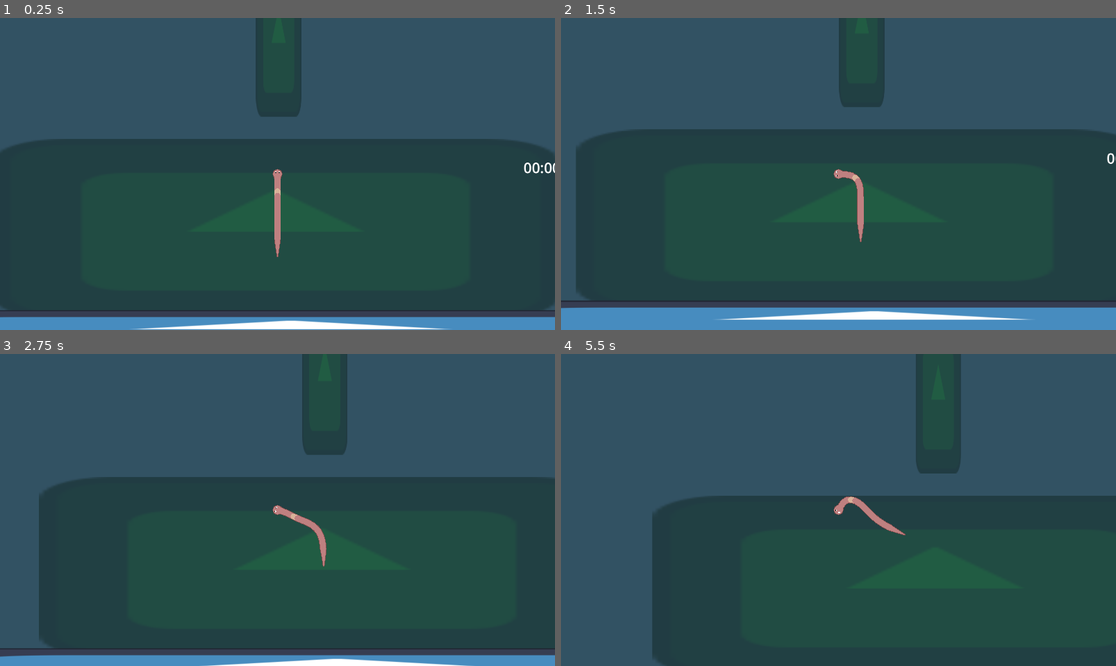
Above: before the commit, frames 1-4 (two rows, left to right).
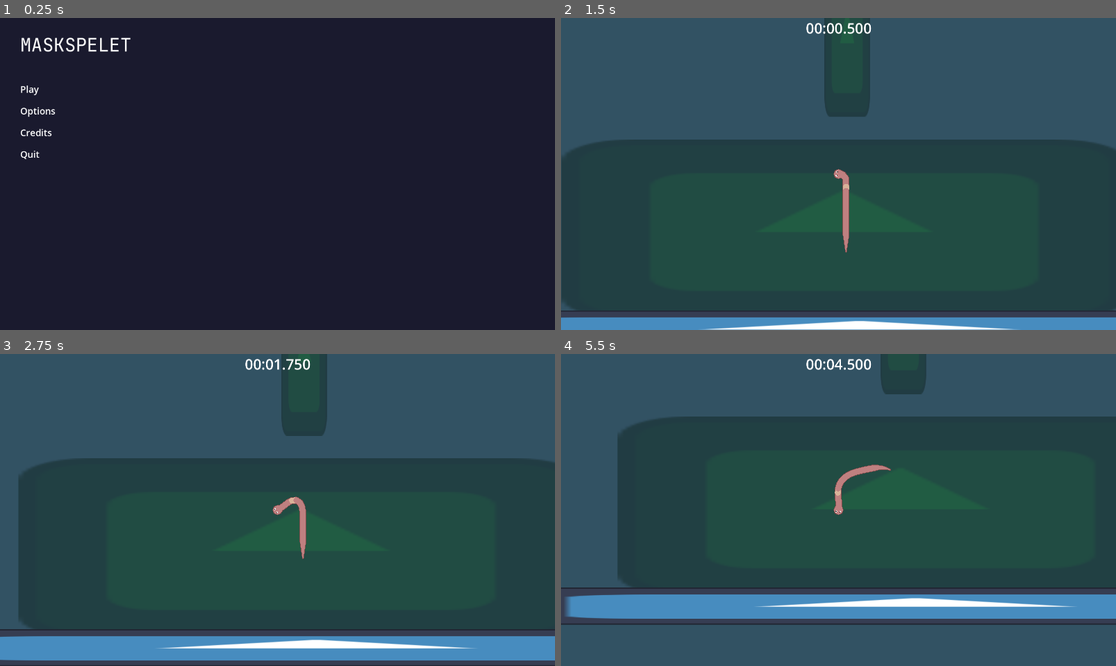
Above: after the commit, the same moments.

Repository: antax02/Mask-Spelet
Game: Godot game, scene res://scenes/ui/main_menu.tscn
The game is run twice, just before and just after one commit, with the same random seed, the same clock (stepped at 60 frames per second) and the same inputs. Before the commit the project starts from res://scenes/levels/main.tscn. The engine's default icon, where the game draws it, is replaced by a stand-in: a white triangle on a blue panel in a dark square.
Inputs (mouse positions are in pixels of both pictures, inside the frame that each line leads up to):
- Up to frame 1 (0.25 s): no input
- Up to frame 2 (1.5 s): click (638, 89) at 0.5 s, where only the run after the commit has a clickable "Play"; move the mouse to (960, 158) at 1.27 s
- Up to frame 3 (2.75 s): move the mouse to (166, 525) at 2.02 s
- Up to frame 4 (5.5 s): move the mouse to (894, 441) at 2.77 s; move the mouse to (810, 572) at 3.52 s; move the mouse to (1005, 556) at 4.27 s; move the mouse to (672, 463) at 5.02 s

The runs differ from the first frame. In frame 1, 100% of the frame differs, in the area x 0-100%, y 0-100%; in frame 2, 12%; in frame 3, 19%; in frame 4, 47%.

Commit message:
Update main scene and add new rock asset
Changed the main scene to 'main.tscn' in project settings and main menu script. Added 'rock_2.tscn' asset. Updated resource paths and node ordering in several scenes. Removed unused _ready() function in wind.gd and fixed resource UID references.

Diff:
--- a/project.godot
+++ b/project.godot
@@ -11,7 +11,7 @@
 [application]
 
 config/name="Mask Spelet"
-run/main_scene="uid://dvlrrtadli7d3"
+run/main_scene="uid://b1c6ieu7toiy7"
 config/features=PackedStringArray("4.5", "Forward Plus")
 config/icon="res://icon.svg"
 
--- a/scenes/enviroment/rock.tscn
+++ b/scenes/enviroment/rock.tscn
@@ -1,7 +1,7 @@
 [gd_scene load_steps=3 format=3 uid="uid://diaamrlicrfi4"]
 
 [ext_resource type="PhysicsMaterial" uid="uid://bpp202scb04tp" path="res://resources/frictionless_physics_material.tres" id="1_syqrr"]
-[ext_resource type="Texture2D" uid="uid://dssvwtdwtfl75" path="res://Assets/sprites/rock_01.png" id="2_l5cr4"]
+[ext_resource type="Texture2D" uid="uid://dssvwtdwtfl75" path="res://assets/sprites/rock_01.png" id="2_l5cr4"]
 
 [node name="rock" type="StaticBody2D"]
 z_index = 1
@@ -11,3 +11,4 @@
 texture = ExtResource("2_l5cr4")
 
 [node name="CollisionPolygon2D" type="CollisionPolygon2D" parent="."]
+polygon = PackedVector2Array(-34, -41, 4, -49, 40, -33, 46, -20, 34, -7, 33, 28, 21, 47, 7, 50, -45, 35, -57, -8)
--- /dev/null
+++ b/scenes/enviroment/rock_2.tscn
@@ -0,0 +1,43 @@
+[gd_scene format=3 uid="uid://duj85t2set7o1"]
+
+[node name="Node2D" type="Node2D"]
+
+[node name="Polygon2D" type="Polygon2D" parent="."]
+color = Color(0.30692267, 0.3069227, 0.3069227, 1)
+polygon = PackedVector2Array(17, -120, 132, -61, 96, 25, 25, 30, -10, 61, -76, -12, -19, -50, -31, -114)
+
+[node name="Polygon2D2" type="Polygon2D" parent="."]
+color = Color(0.3403393, 0.34033933, 0.3403393, 1)
+polygon = PackedVector2Array(17, -111, 123, -55, 89, 22, 26, 18, -12, 48, -68, -12, -13, -48, -20, -108)
+
+[node name="Polygon2D3" type="Polygon2D" parent="."]
+color = Color(0.30588236, 0.30588236, 0.30588236, 1)
+polygon = PackedVector2Array(-20, -76, 37, -62, 48, -21, 78, 4, 86, 23, 91, 22, 83, 3, 53, -21, 46, -67, -19, -79)
+
+[node name="Polygon2D4" type="Polygon2D" parent="."]
+color = Color(0.30588236, 0.30588236, 0.30588236, 1)
+polygon = PackedVector2Array(-56, 3, -23, -1, 8, -28, 50, -21, 53, -17, 9, -25, -20, 3, -55, 5)
+
+[node name="Polygon2D5" type="Polygon2D" parent="."]
+color = Color(0.42745098, 0.42745098, 0.42745098, 1)
+polygon = PackedVector2Array(-16, -105, 15, -109, 44, -94, 41, -93, 15, -106, -16, -101)
+
+[node name="Polygon2D6" type="Polygon2D" parent="."]
+color = Color(0.42745098, 0.42745098, 0.42745098, 1)
+polygon = PackedVector2Array(-14, -72, 34, -61, 35, -56, 9, -64, -12, -66)
+
+[node name="Polygon2D7" type="Polygon2D" parent="."]
+color = Color(0.427493, 0.42749307, 0.42749307, 1)
+polygon = PackedVector2Array(53, -13, 75, 4, 78, 14, 70, 4, 47, -14)
+
+[node name="Polygon2D8" type="Polygon2D" parent="."]
+color = Color(0.28235295, 0.28235295, 0.28235295, 1)
+polygon = PackedVector2Array(-44, 8, -12, 43, 24, 17, 34, 10, -10, 26, -25, 15)
+
+[node name="Polygon2D9" type="Polygon2D" parent="."]
+color = Color(0.28235295, 0.28235295, 0.28235295, 1)
+polygon = PackedVector2Array(-63, -12, -52, -1, -24, -3, -14, -11, -35, -9, -49, -14, -51, -21, -58, -17)
+
+[node name="Polygon2D10" type="Polygon2D" parent="."]
+color = Color(0.28485027, 0.28485027, 0.28485027, 1)
+polygon = PackedVector2Array(56, -22, 86, 1, 90, 12, 95, 1, 88, -2, 72, -21, 58, -25)
--- a/scenes/levels/main.tscn
+++ b/scenes/levels/main.tscn
@@ -1,20 +1,17 @@
-[gd_scene load_steps=7 format=3 uid="uid://dvlrrtadli7d3"]
+[gd_scene load_steps=7 format=3 uid="uid://dfteof1vqdacg"]
 
 [ext_resource type="PackedScene" uid="uid://bggnwmnubx1wk" path="res://scenes/player/player.tscn" id="1_2vj2h"]
-[ext_resource type="PackedScene" uid="uid://dmsqs4k3jx847" path="res://scenes/UI/hud.tscn" id="2_y0acb"]
+[ext_resource type="PackedScene" uid="uid://dmsqs4k3jx847" path="res://scenes/ui/hud.tscn" id="2_y0acb"]
 [ext_resource type="PackedScene" uid="uid://dr2whnta44ipn" path="res://scenes/enviroment/ground_basic.tscn" id="3_y0acb"]
-[ext_resource type="PackedScene" uid="uid://bjg75r1hpp535" path="res://scenes/enviroment/floor.tscn" id="4_u81e1"]
+[ext_resource type="PackedScene" path="res://scenes/enviroment/floor.tscn" id="4_u81e1"]
 [ext_resource type="PackedScene" uid="uid://diaamrlicrfi4" path="res://scenes/enviroment/rock.tscn" id="5_b6bv0"]
-[ext_resource type="PackedScene" uid="uid://2lwf135igyfq" path="res://scenes/enviroment/wind.tscn" id="6_b6bv0"]
+[ext_resource type="PackedScene" uid="uid://bdbrjrh82eloc" path="res://scenes/enviroment/wind.tscn" id="6_b6bv0"]
 
 [node name="Main" type="Node2D"]
 
 [node name="Player" parent="." instance=ExtResource("1_2vj2h")]
 position = Vector2(-4, 45)
 max_speed = 750.0
-
-[node name="HUD" parent="." instance=ExtResource("2_y0acb")]
-follow_viewport_enabled = true
 
 [node name="1" type="Node" parent="."]
 
@@ -335,4 +332,6 @@
 [node name="Wind4" parent="2" instance=ExtResource("6_b6bv0")]
 position = Vector2(7403, -7446)
 
+[node name="HUD" parent="." instance=ExtResource("2_y0acb")]
+
 [editable path="2/GroundBasic33"]
--- a/scripts/ui/main_menu.gd
+++ b/scripts/ui/main_menu.gd
@@ -90,7 +90,7 @@
 
 
 func _on_play_pressed():
-	SceneTransition.change_scene("res://scenes/levels/test_level.tscn")
+	SceneTransition.change_scene("res://scenes/levels/main.tscn")
 
 
 func _on_options_pressed():
--- a/scripts/util/wind.gd
+++ b/scripts/util/wind.gd
@@ -2,10 +2,6 @@
 
 @export var blow_force: float = 500.0
 var bodies_inside: Array[RigidBody2D] = []
-
-func _ready():
-	body_entered.connect(_on_body_entered)
-	body_exited.connect(_on_body_exited)
 
 func _on_body_entered(body: Node2D):
 	if body is RigidBody2D and body not in bodies_inside:
Not shown: 1 places in scenes/enviroment/wind.tscn that only renumber resources
